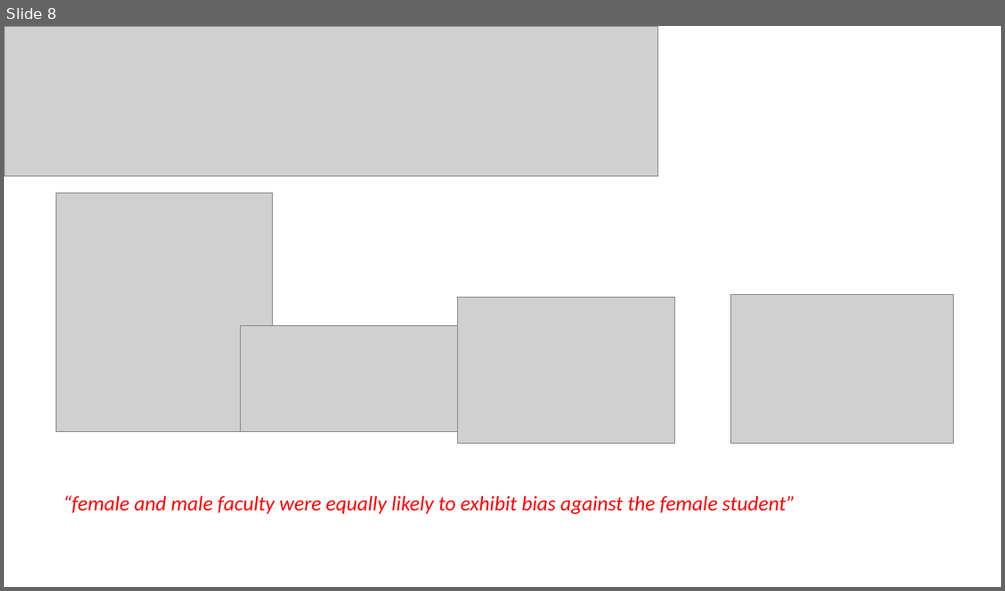
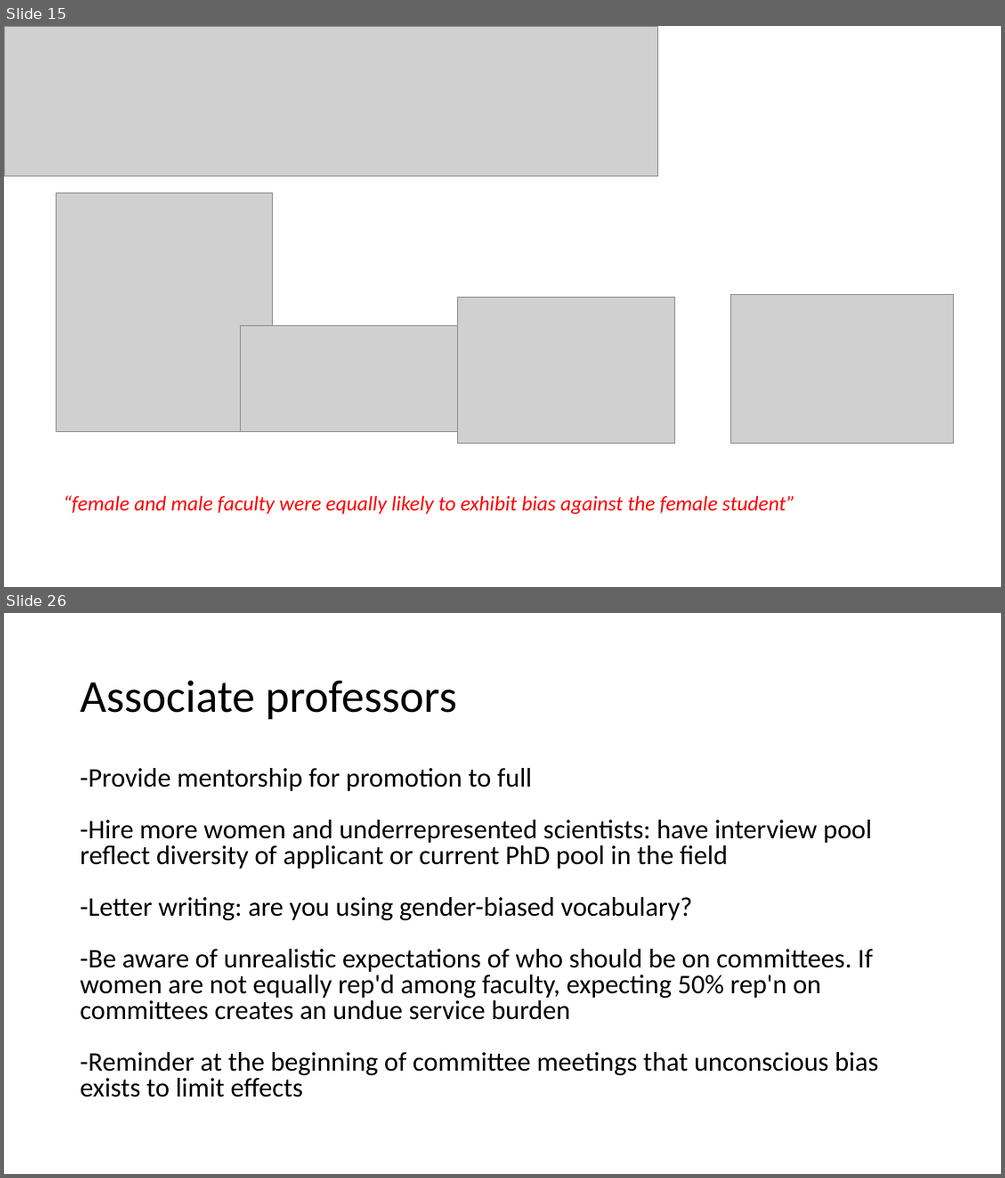
Before and after one commit to JoeyBernhardt/GRC-power-hour, a slide deck: presentations/GRC-power-hour.pptx. Shown one above the other, each under a label of ours: slide 8 before the commit, slides 15 and 26 after it; the slides between them are not shown. The pictures are 1005x591 and 1005x1178 pixels, drawn with LibreOffice and Linux fonts; fonts in the diff are those of the drawing; grey boxes stand for pictures. Boxes give left, top, right and bottom in pixels: in the first picture for what was removed or moved away, otherwise in the second. Text is boxed around its words. In the diff, an @@ line names an element or a change of style, - is before the commit and + after.

```diff
--- a/presentations/GRC-power-hour.pptx
+++ b/presentations/GRC-power-hour.pptx
@@ slide 26 added at [4,613,1001,1174], background #FFFFFF @@
@@ title added at [80,680,457,720], 44 pt, text #000000 @@
+Associate professors
@@ text added at [80,768,878,1097], 25.9 pt, text #000000 @@
+-Provide mentorship for promotion to full
+-Hire more women and underrepresented scientists: have interview pool reflect diversity of applicant or current PhD pool in the field
+-Letter writing: are you using gender-biased vocabulary?
+-Be aware of unrealistic expectations of who should be on committees. If women are not equally rep'd among faculty, expecting 50% rep'n on committees creates an undue service burden
+-Reminder at the beginning of committee meetings that unconscious bias exists to limit effects
@@ what was slide 8 is now slide 15 @@
```
Also in this commit, not shown: 4 slides changed, 18 other slides added, 3 other files.
